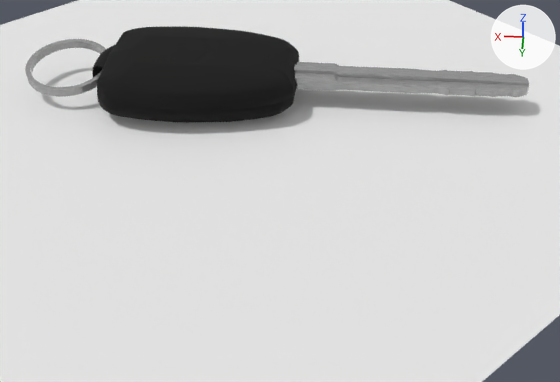
The Blender file key.blend as it was, and as the next commit left it.
Rendered twice from a 50 mm lens placed at (-3.18, 12.09, 6.15), pointed at (-2.83, 2.93, -1.09). Every picture has the same lights, and +X, +Y and +Z are marked at upper right.

Objects in the first picture: 'Key', 'Key_Handle', 'Plane', 'Ring'.
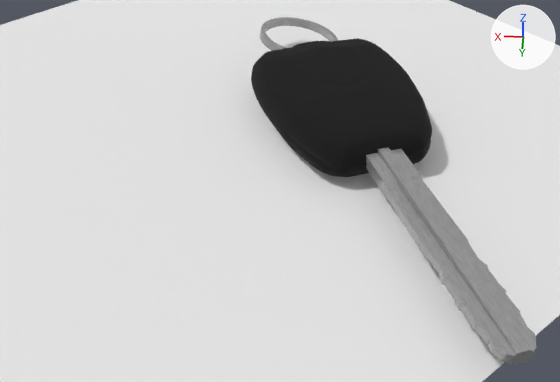
Pixel boxes [x1, y1, x2, y2] of what changed, in the pictures (560 x 382 px):
'Key_Handle', moved, turned: before [92, 27, 299, 122]; after [251, 38, 432, 177]
'Key', moved, turned: before [294, 62, 529, 97]; after [366, 147, 536, 365]
'Ring', moved, turned: before [25, 39, 106, 97]; after [260, 17, 338, 51]

Diff of the bpy script that builds the scene:
```diff
--- a/key.blend.py
+++ b/key.blend.py
@@ ob_key @@
 ob_key = bpy.data.objects.new('Key', me_cube_002)
-ob_key.location = (-3.61, 0.56, -0.38)
-ob_key.rotation_euler = (0.0, 0.0, -3.192)  # degrees (0, 0, -183)
+ob_key.location = (-4.53, 3.44, -0.38)
+ob_key.rotation_euler = (0.0, 0.0, 1.907)  # degrees (0, 0, 109)
 ob_key.scale = (1.18, 0.513, 0.273)
@@ ob_key_handle @@
 ob_key_handle = bpy.data.objects.new('Key_Handle', me_cylinder)
-ob_key_handle.location = (0.2, 0.37, -0.52)
-ob_key_handle.rotation_euler = (-1.571, 0.0, -3.192)  # degrees (-90, 0, -183)
+ob_key_handle.location = (-3.27, -0.16, -0.52)
+ob_key_handle.rotation_euler = (-1.571, 0.0, 1.907)  # degrees (-90, 0, 109)
 ob_key_handle.scale = (0.283, 0.283, 0.253)
@@ ob_ring @@
 ob_ring = bpy.data.objects.new('Ring', me_circle)
-ob_ring.location = (0.93, 0.34, -0.58)
-ob_ring.rotation_euler = (0.143, 0.0, -3.192)  # degrees (8.2, 0, -183)
+ob_ring.location = (-3.02, -0.85, -0.58)
+ob_ring.rotation_euler = (-0.174, 0.0308, 1.902)  # degrees (-10, 1.8, 109)
 ob_ring.scale = (0.723, 0.723, 0.723)
```
